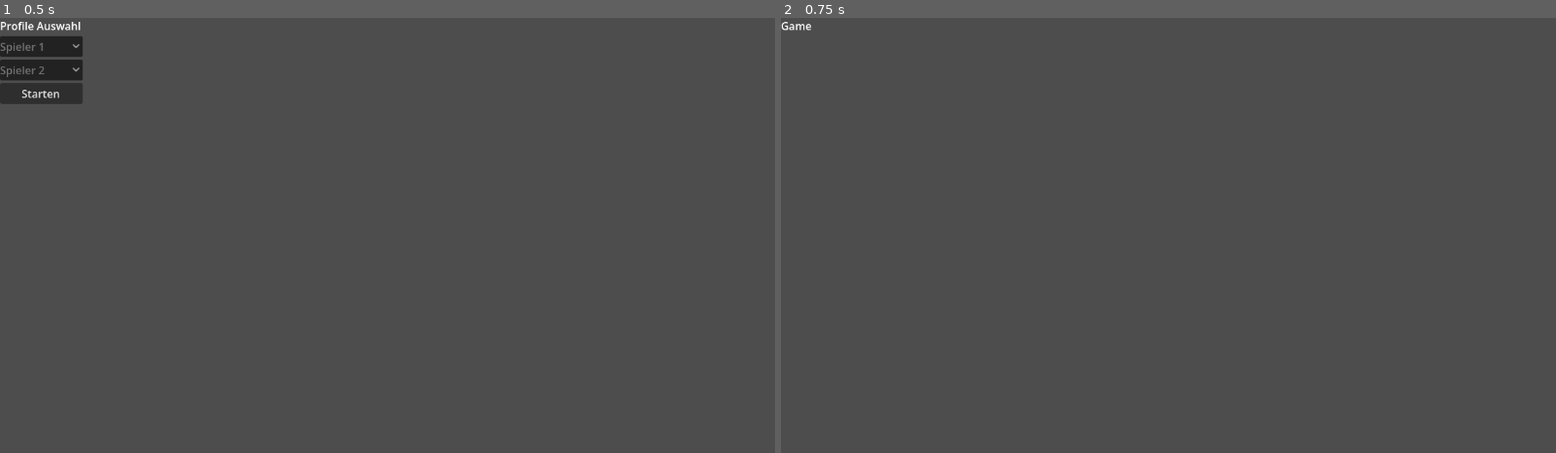
Above: before the commit, frames 1-2 (left to right).
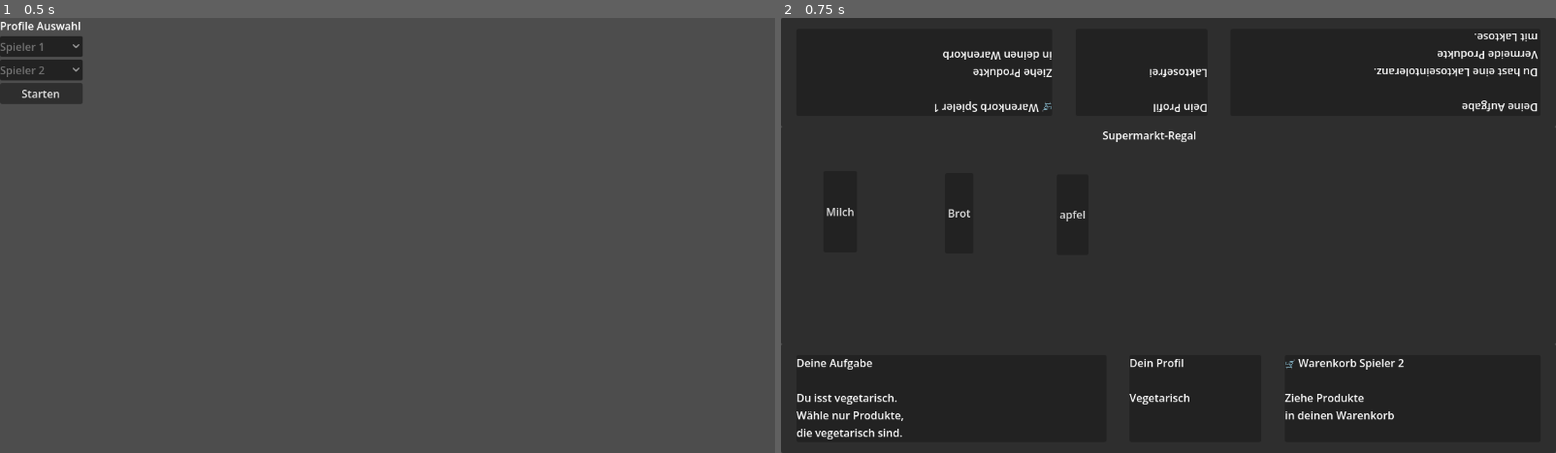
Above: after the commit, the same moments.

Repository: xitingzhao/SafePlate
Game: Godot game, scene res://scenes/menu/profilauswahl.tscn
Same seed, same stepped clock (60 frames per second), same inputs: the game is played once before the commit and once after it. This scene is started directly instead of the project's main scene.
Inputs:
- Up to frame 1 (0.5 s): no input
- Up to frame 2 (0.75 s): click "Starten" at 0.5 s

Frame 1 is identical in both runs. In frame 2, 99% of the frame differs, in the area x 0-100%, y 0-100%.

Commit message:
verbinden person 1 und person 2

Diff:
--- a/scenes/game/Game.tscn
+++ /dev/null
@@ -1,11 +0,0 @@
-[gd_scene format=3 uid="uid://dape62867vrku"]
-
-[ext_resource type="Script" uid="uid://bp5qyq0qrq5m0" path="res://scripts/game.gd" id="1_klkup"]
-
-[node name="Game" type="Node2D" unique_id=1224900319]
-script = ExtResource("1_klkup")
-
-[node name="Game" type="Label" parent="." unique_id=777925419]
-offset_right = 40.0
-offset_bottom = 23.0
-text = "Game"
--- a/scenes/GameScene.tscn
+++ b/scenes/game/GameScene.tscn
@@ -1,4 +1,6 @@
 [gd_scene format=3 uid="uid://bu0hk4nbxnc42"]
+
+[ext_resource type="Script" uid="uid://1p2pxn6yrm0g" path="res://scripts/game_scene.gd" id="1_2stm1"]
 
 [node name="GameScene" type="Control" unique_id=551222279]
 layout_mode = 3
@@ -7,6 +9,7 @@
 anchor_bottom = 1.0
 grow_horizontal = 2
 grow_vertical = 2
+script = ExtResource("1_2stm1")
 
 [node name="Player1Area" type="Panel" parent="." unique_id=503117175]
 layout_mode = 1
--- a/scripts/game.gd
+++ b/scripts/game_scene.gd
@@ -1,4 +1,4 @@
-extends Node2D
+extends Control
 
 
 # Called when the node enters the scene tree for the first time.
@@ -6,6 +6,7 @@
 	print(GameGlobal.player1)
 	print(GameGlobal.player2)
 
+
 # Called every frame. 'delta' is the elapsed time since the previous frame.
 func _process(delta: float) -> void:
 	pass
--- a/scripts/profilauswahl.gd
+++ b/scripts/profilauswahl.gd
@@ -14,4 +14,4 @@
 func _on_start_button_pressed() -> void:
 	GameGlobal.player1 = $VBoxContainer/S1Panel/S1OptionButton.get_item_text($VBoxContainer/S1Panel/S1OptionButton.selected)
 	GameGlobal.player2 = $VBoxContainer/S2Panel/S2OptionButton.get_item_text($VBoxContainer/S2Panel/S2OptionButton.selected)
-	get_tree().change_scene_to_file("res://scenes/game/Game.tscn")
+	get_tree().change_scene_to_file("res://scenes/game/GameScene.tscn")
Not shown, removed: scripts/game.gd.uid
Not shown, added: scripts/game_scene.gd.uid
